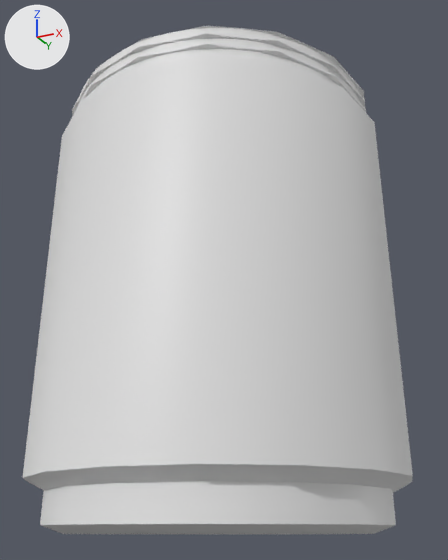
Two versions of the glTF model jar.glb, one commit apart.
Camera for both pictures: a 50 mm lens placed at (4.06, -7.99, -3.24), pointed at (0.12, -0.11, 0.31). The axes (+X, +Y, +Z) are drawn at upper left. The lights are the same throughout. Where no turn or scale is listed for an object, it has been applied to the vertices. Vertices at the same position are counted once.

Names of what the first picture shows: 'Main'.
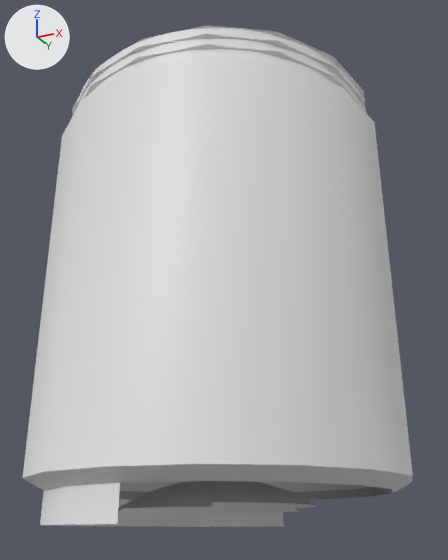
Pixel boxes (x1, y1, x2, y2) of what changed, in the pictures (448 x 560 px):
'Main', reshaped: before (23, 26, 413, 534); after (23, 26, 413, 527)
part 1 of me_mesh_0, deleted: before (41, 481, 396, 534)

Diff of the bpy script that builds the scene:
```diff
--- a/jar.glb.py
+++ b/jar.glb.py
@@ me_mesh_0 @@
 # used by ob_main; location = (0.0, 0.0, -0.07)
-me_mesh_0.from_pydata(...)  # 4138 vertices, 8272 faces; spans x -2.6..2.6, y -2.6..2.6, z -3.21..3.21
+me_mesh_0.from_pydata(...)  # 3717 vertices, 7344 faces; spans x -2.6..2.6, y -2.6..2.6, z -3.11..3.21
+# me_mesh_0 part 1: 421 vertices removed from x -2.04..2.33, y -2.15..2.15, z -3.21..-2.92
```
